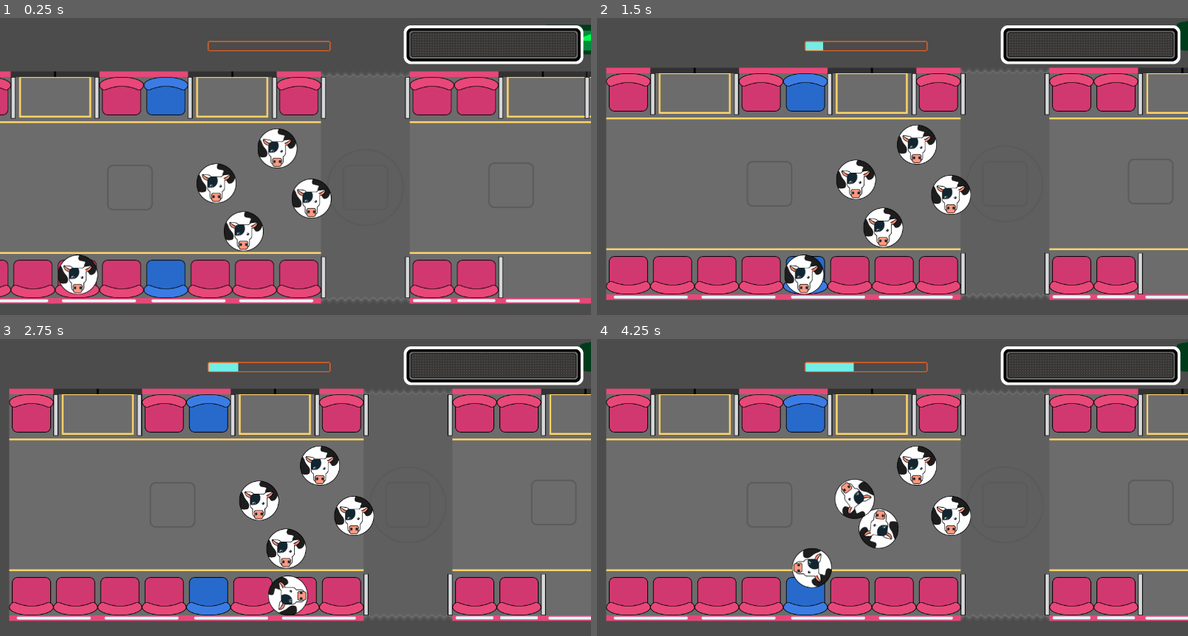
Above: before the commit, frames 1-4 (two rows, left to right).
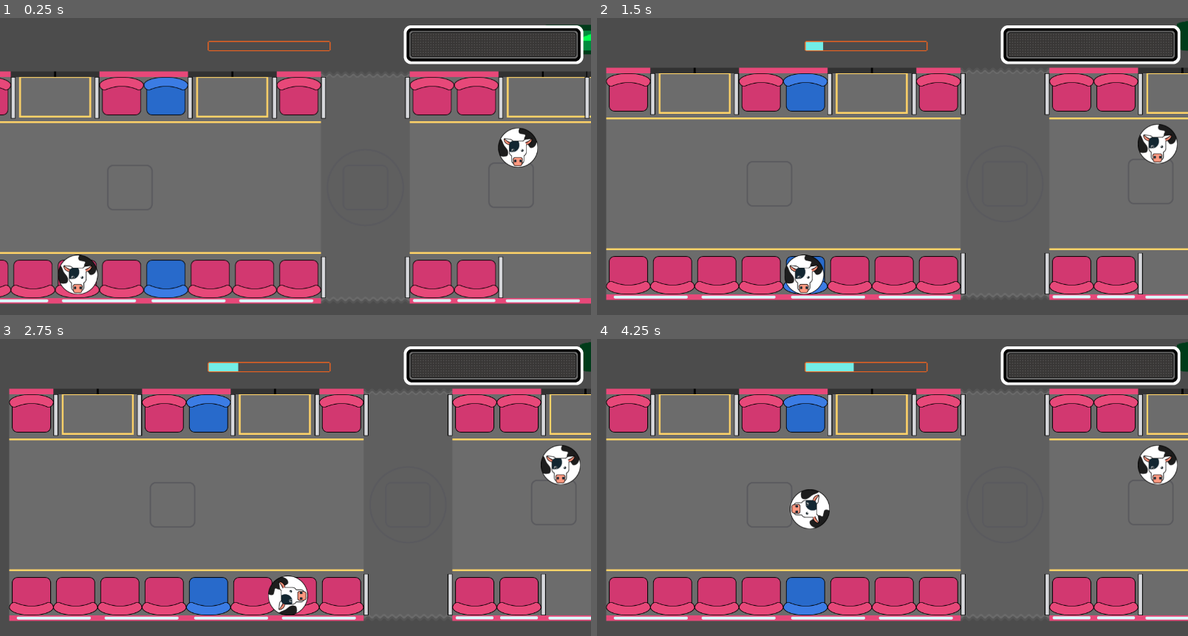
Above: after the commit, the same moments.

Repository: mapedorr/AquiMeBajoYo
Game: Godot game, scene res://scenarios/Transmi.tscn
Two runs of this game, one before a commit and one after it. Both use one fixed random seed, a clock stepped at 60 frames per second and the inputs below. The engine's default icon, where the game draws it, is replaced by a stand-in: a white triangle on a blue panel in a dark square.
Inputs:
- Up to frame 1 (0.25 s): no input
- Up to frame 2 (1.5 s): hold Right (ui_right) 0.53-1.28 s; hold Down (ui_down) from 1.28 s (still down)
- Up to frame 3 (2.75 s): release Down (ui_down) at 2.03 s; hold Right (ui_right) from 2.03 s (still down)
- Up to frame 4 (4.25 s): release Right (ui_right) at 2.78 s; hold Up (ui_up) 2.78-3.53 s; hold Left (ui_left) from 3.53 s (still down)

The runs differ from the first frame. In frame 1, 3.5% of the frame differs, in the area x 33-91%, y 36-79%; in frame 2, 3.4%; in frame 3, 3.5%; in frame 4, 4.8%, in the area x 32-99%, y 35-84%.

Commit message:
CowIdle

Diff:
--- /dev/null
+++ b/Audio/CowSound.gd
@@ -0,0 +1,18 @@
+extends Node
+
+export (int) var spec_weight = 3
+export (int) var wait_time = 3
+
+var idle = true
+
+func _ready():
+	randomize()
+
+func idleMoo():
+
+	var randomNumber = randi()%100
+	if randomNumber <= spec_weight:
+		$IdleMoo.playsound()
+	if idle == true:
+		yield(get_tree().create_timer(wait_time), "timeout")
+		self.idleMoo()
--- /dev/null
+++ b/Audio/RandomTool.gd
@@ -0,0 +1,41 @@
+extends "res://Audio/SoundObject.gd"
+
+var index_sound = -1
+var select_sound
+var canplay
+
+export (float) var minOffset = 0
+export (float) var MaxOffset = 0
+#func _process(delta):
+#	if Input.is_action_pressed("ui_right"):
+#		if canplay == true:
+#			playsound()
+#			canplay = false
+#	if Input.is_action_just_released("ui_right"):
+#		canplay = true
+
+
+
+func playsound():
+
+	if MaxOffset != 0:
+		yield(get_tree().create_timer(rand_range(minOffset, MaxOffset)),"timeout")
+
+	randomize()
+	index_sound = randi()%get_child_count()
+	select_sound = get_child(index_sound)
+	var avVolume = select_sound.Volume + Volume
+	var avPitch = select_sound.Pitch + Pitch
+
+	if RandomVolume == true:
+		select_sound.randomizeVol(avVolume, minVolume, maxVolume)
+	else:
+		select_sound.set_volume_db(avVolume)
+
+
+	if RandomPitch == true:
+		select_sound.randomizePitch(avPitch, minPitch, maxPitch)
+	#	select_sound.set_pitch_scale((Pitch) + ranPitch)
+	else:
+		select_sound.set_pitch_scale(avPitch+1)
+	select_sound.playsound()
--- /dev/null
+++ b/Audio/RandomTool.tscn
@@ -0,0 +1,6 @@
+[gd_scene load_steps=2 format=2]
+
+[ext_resource path="res://Audio/RandomTool.gd" type="Script" id=1]
+
+[node name="RandomTool" type="AudioStreamPlayer2D"]
+script = ExtResource( 1 )
--- /dev/null
+++ b/Audio/SequenceTool.gd
@@ -0,0 +1,33 @@
+extends "res://Audio/SoundObject.gd"
+
+var index_sound = 0
+var select_sound
+var canplay
+var soundList
+
+func _ready():
+	soundList = get_child_count()
+#
+
+func playsound():
+
+
+	select_sound = get_child(index_sound)
+	var avVolume = select_sound.Volume + Volume
+	var avPitch = select_sound.Pitch + Pitch
+	index_sound = index_sound + 1
+	if index_sound == soundList:
+		index_sound = 0
+
+	if RandomVolume == true:
+		select_sound.randomizeVol(avVolume, minVolume, maxVolume)
+	else:
+		select_sound.set_volume_db(avVolume)
+
+
+	if RandomPitch == true:
+		select_sound.randomizePitch(avPitch, minPitch, maxPitch)
+	#	select_sound.set_pitch_scale((Pitch) + ranPitch)
+	else:
+		select_sound.set_pitch_scale(avPitch+1)
+	select_sound.playsound()
--- /dev/null
+++ b/Audio/SequenceTool.tscn
@@ -0,0 +1,7 @@
+[gd_scene load_steps=2 format=2]
+
+[ext_resource path="res://Audio/SequenceTool.gd" type="Script" id=1]
+
+
+[node name="SequenceTool" type="AudioStreamPlayer2D"]
+script = ExtResource( 1 )
--- /dev/null
+++ b/Audio/SoundObject.gd
@@ -0,0 +1,72 @@
+extends AudioStreamPlayer2D
+
+
+export (float) var Volume = 0
+
+export (float) var Pitch = 0
+#BusOutput Defaults to MASTER
+export (String) var Bus = "Master"
+
+#Position Sound in space
+#export (bool) var PositionSound = false
+
+#export (float, -50, 50, 0.1) var Position = 0
+
+#RandomSelection
+export (bool) var RandomVolume
+
+export (float) var minVolume = 0
+export (float) var maxVolume = 0
+
+
+export (bool) var RandomPitch
+
+export (float) var minPitch = 0
+export (float) var maxPitch = 0
+
+export (bool) var ShowName = false
+
+var Name
+
+
+func _ready():
+
+	Pitch =  Pitch/24
+	minPitch = minPitch/24
+	maxPitch = maxPitch/24
+	set_volume_db(Volume)
+	set_pitch_scale(Pitch+1)
+	#Position = range_lerp (Position, -50, 50, 0, 2555)
+	#if PositionSound == true:
+	#
+	#	position.x = Position
+	#
+	#else:
+	#	set_attenuation(0)
+
+
+
+
+func playsound():
+
+	if RandomVolume == true:
+		randomizeVol(Volume, minVolume, maxVolume)
+	if RandomPitch == true:
+		randomizePitch(Pitch, minPitch, maxPitch)
+	play()
+	if ShowName == true:
+		print_tree_pretty()
+
+
+func stopsound():
+	stop()
+
+
+func randomizeVol(Volume, minVolume, maxVolume):
+	var ranVol = (rand_range( minVolume, (maxVolume+1)))
+	set_volume_db(Volume + ranVol)
+
+func randomizePitch(_Pitch, minPitch, maxPitch):
+		var ranPitch = (rand_range( minPitch + 1, (maxPitch+1)))
+		if (_Pitch + ranPitch > 0):
+			set_pitch_scale(_Pitch + ranPitch)
--- /dev/null
+++ b/Audio/SoundObject.tscn
@@ -0,0 +1,8 @@
+[gd_scene load_steps=2 format=2]
+
+[ext_resource path="res://Audio/SoundObject.gd" type="Script" id=1]
+
+[node name="SoundObject" type="AudioStreamPlayer2D"]
+position = Vector2( 1, 0 )
+max_distance = 4000.0
+script = ExtResource( 1 )
--- a/scenarios/Animals/Animal.gd
+++ b/scenarios/Animals/Animal.gd
@@ -5,6 +5,10 @@
 export (float) var max_speed = 100
 export (float) var slide_ratio = 0.8
 export (float) var transference_ratio = 0.8
+
+func _ready():
+	$CowSounds.idleMoo()
+
 
 func add_force(force):
 	velocity += force
@@ -24,3 +28,6 @@
 
 	if velocity.length()>0:
 		rotation = velocity.angle()-PI/2
+
+func _process(delta):
+	$CowSounds/IdleMoo.transform = transform
--- a/scenarios/Animals/Animal.tscn
+++ b/scenarios/Animals/Animal.tscn
@@ -1,8 +1,14 @@
-[gd_scene load_steps=5 format=2]
+[gd_scene load_steps=11 format=2]
 
 [ext_resource path="res://scenarios/Animals/Animal.gd" type="Script" id=1]
 [ext_resource path="res://scenarios/Assets/vaca.png" type="Texture" id=2]
 [ext_resource path="res://scenarios/Assets/ojos_locos.png" type="Texture" id=3]
+[ext_resource path="res://Audio/CowSound.gd" type="Script" id=4]
+[ext_resource path="res://Audio/RandomTool.tscn" type="PackedScene" id=5]
+[ext_resource path="res://Audio/SoundObject.tscn" type="PackedScene" id=6]
+[ext_resource path="res://Audio/AudioAssets/SFX_Cow_Idle_01.ogg" type="AudioStream" id=7]
+[ext_resource path="res://Audio/AudioAssets/SFX_Cow_Idle_02.ogg" type="AudioStream" id=8]
+[ext_resource path="res://Audio/AudioAssets/SFX_Cow_Idle_03.ogg" type="AudioStream" id=9]
 
 [sub_resource type="CircleShape2D" id=1]
 radius = 41.0
@@ -11,6 +17,9 @@
 "Animals",
 ]]
 script = ExtResource( 1 )
+__meta__ = {
+"_edit_group_": true
+}
 friction_ration = 0.6
 
 [node name="CollisionShape2D" type="CollisionShape2D" parent="."]
@@ -23,3 +32,36 @@
 visible = false
 position = Vector2( -3.11099, 6.33339 )
 texture = ExtResource( 3 )
+
+[node name="CowSounds" type="Node" parent="."]
+script = ExtResource( 4 )
+spec_weight = 40
+
+[node name="IdleMoo" parent="CowSounds" instance=ExtResource( 5 )]
+editor/display_folded = true
+position = Vector2( 682.574, 310.924 )
+max_distance = 500.0
+attenuation = 1.31951
+RandomVolume = true
+minVolume = -4.0
+maxVolume = 1.0
+RandomPitch = true
+minPitch = -2.0
+maxPitch = 4.0
+MaxOffset = 5.0
+
+[node name="Idle_01" parent="CowSounds/IdleMoo" instance=ExtResource( 6 )]
+stream = ExtResource( 7 )
+max_distance = 1000.0
+attenuation = 1.8025
+
+[node name="Idle_02" parent="CowSounds/IdleMoo" instance=ExtResource( 6 )]
+stream = ExtResource( 8 )
+max_distance = 1000.0
+attenuation = 1.8025
+
+[node name="Idle_03" parent="CowSounds/IdleMoo" instance=ExtResource( 6 )]
+position = Vector2( 3.83655, -2.83655 )
+stream = ExtResource( 9 )
+max_distance = 1000.0
+attenuation = 1.8025
--- a/scenarios/Animals/Player.tscn
+++ b/scenarios/Animals/Player.tscn
@@ -26,3 +26,6 @@
 smoothing_enabled = true
 drag_margin_left = 0.3
 drag_margin_right = 0.3
+
+[node name="Listener" type="Listener" parent="."]
+current = true
--- /dev/null
+++ b/scenarios/Buses/AudioManager.gd
@@ -0,0 +1,4 @@
+extends Node
+
+func startCow():
+	pass
--- a/scenarios/Buses/BaseBus.tscn
+++ b/scenarios/Buses/BaseBus.tscn
@@ -7,6 +7,7 @@
 [ext_resource path="res://scenarios/Assets/gato_bus.png" type="Texture" id=5]
 [ext_resource path="res://scenarios/Assets/perri.png" type="Texture" id=6]
 [ext_resource path="res://scenarios/Animals/Animal.tscn" type="PackedScene" id=7]
+[ext_resource path="res://scenarios/Buses/AudioManager.gd" type="Script" id=8]
 
 [sub_resource type="RectangleShape2D" id=1]
 extents = Vector2( 30.2439, 20 )
@@ -150,13 +151,16 @@
 [node name="Animals" type="Node2D" parent="."]
 
 [node name="Animal" parent="Animals" instance=ExtResource( 7 )]
-position = Vector2( 427, 384 )
+position = Vector2( 1385.57, 397.375 )
 
 [node name="Animal2" parent="Animals" instance=ExtResource( 7 )]
-position = Vector2( 280, 455 )
+position = Vector2( 1247.47, 247.355 )
 
 [node name="Animal3" parent="Animals" instance=ExtResource( 7 )]
-position = Vector2( 353, 275 )
+position = Vector2( 874.419, 273.462 )
 
 [node name="Animal4" parent="Animals" instance=ExtResource( 7 )]
-position = Vector2( 221, 351 )
+position = Vector2( 1122.37, 390.326 )
+
+[node name="AudioManager" type="Node" parent="."]
+script = ExtResource( 8 )
--- a/scenarios/Transmi.tscn
+++ b/scenarios/Transmi.tscn
@@ -7,8 +7,6 @@
 [ext_resource path="res://Audio/AudioAssets/Mx_Level1_V2.ogg" type="AudioStream" id=5]
 [ext_resource path="res://scenarios/Mx.gd" type="Script" id=6]
 [ext_resource path="res://scenarios/UI/UI.tscn" type="PackedScene" id=7]
-
-
 
 [node name="Game" type="Node2D"]
 script = ExtResource( 1 )
@@ -27,7 +25,6 @@
 
 [node name="Mx" type="AudioStreamPlayer" parent="."]
 stream = ExtResource( 5 )
-autoplay = true
 script = ExtResource( 6 )
 
 [node name="UI" parent="." instance=ExtResource( 7 )]
Not shown, added: Audio/AudioAssets/SFX_Bounce_01.ogg.import
Not shown, added: Audio/AudioAssets/SFX_Bounce_02.ogg.import
Not shown, added: Audio/AudioAssets/SFX_Bump_01.ogg.import
Not shown, added: Audio/AudioAssets/SFX_Bump_02.ogg.import
Not shown, added: Audio/AudioAssets/SFX_Bump_03.ogg.import
Not shown, added: Audio/AudioAssets/SFX_Bump_04.ogg.import
Not shown, added: Audio/AudioAssets/SFX_BusBrake.ogg.import
Not shown, added: Audio/AudioAssets/SFX_BusIdle.ogg.import
Not shown, added: Audio/AudioAssets/SFX_BusRide.ogg.import
Not shown, added: Audio/AudioAssets/SFX_Cow_Hurt_01.ogg.import
Not shown, added: Audio/AudioAssets/SFX_Cow_Hurt_02.ogg.import
Not shown, added: Audio/AudioAssets/SFX_Cow_Idle_01.ogg.import
(and 17 more such lines)
